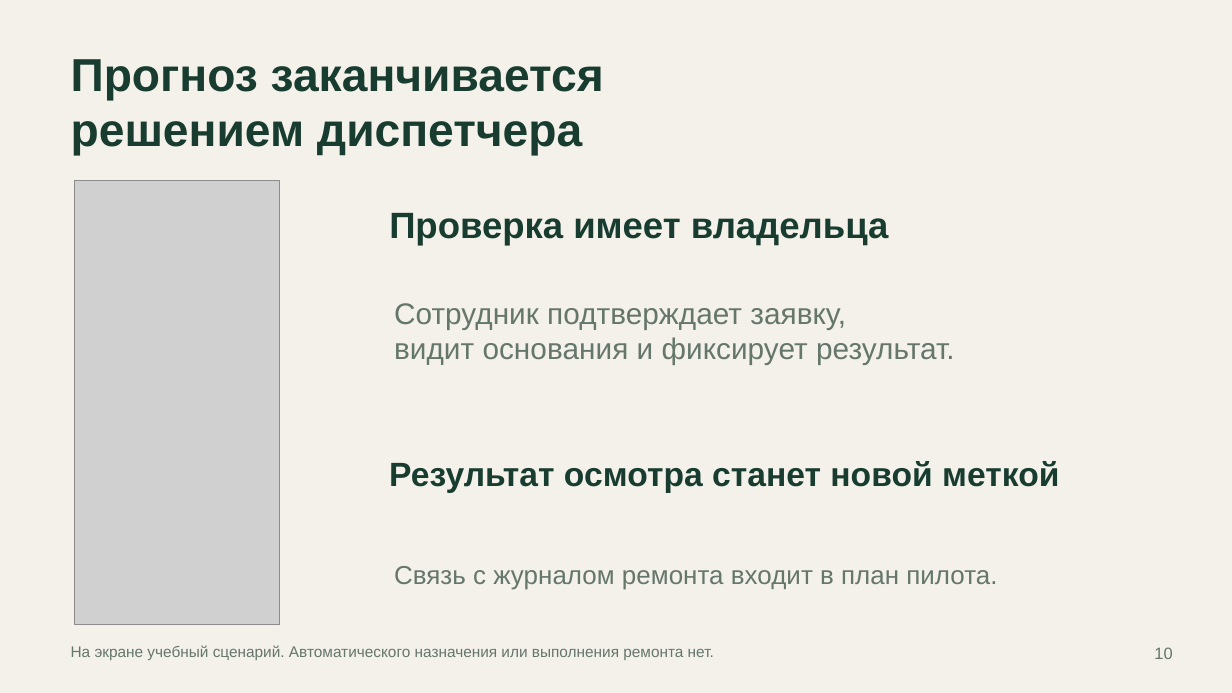
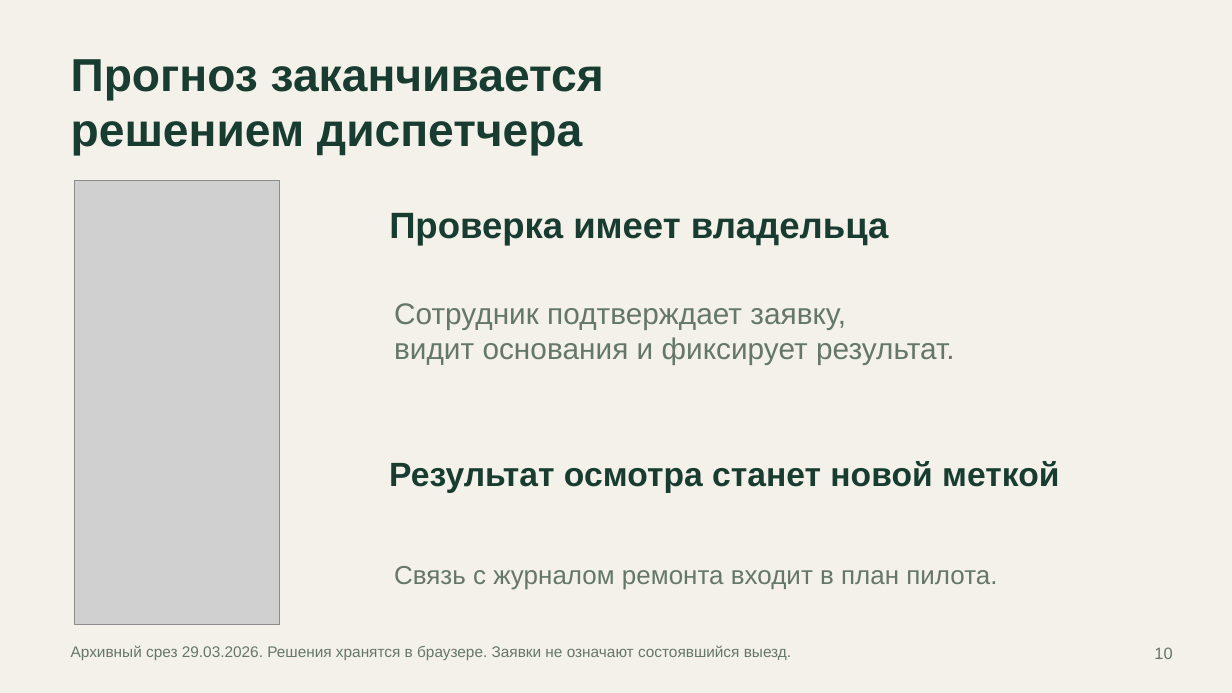
Before and after one commit to mshperling/piket-lct2026-demo, a slide deck: slide 10 of PIKET_LCT2026.pptx. Drawn at 1232x693 pixels with LibreOffice and Linux fonts; fonts in the diff are those of the drawing; grey boxes stand for pictures. Boxes give left, top, right and bottom in pixels: in the first picture for what was removed or moved away, otherwise in the second. Text is boxed around its words. In the diff, an @@ line names an element or a change of style, - is before the commit and + after.

```diff
--- a/PIKET_LCT2026.pptx
+++ b/PIKET_LCT2026.pptx
@@ text at (71, 645, 791, 660): text changed @@
-На экране учебный сценарий. Автоматического назначения или выполнения ремонта нет.
+Архивный срез 29.03.2026. Решения хранятся в браузере. Заявки не означают состоявшийся выезд.
```
Also in this commit, not shown: 1 other slide changed, 4 other files.
